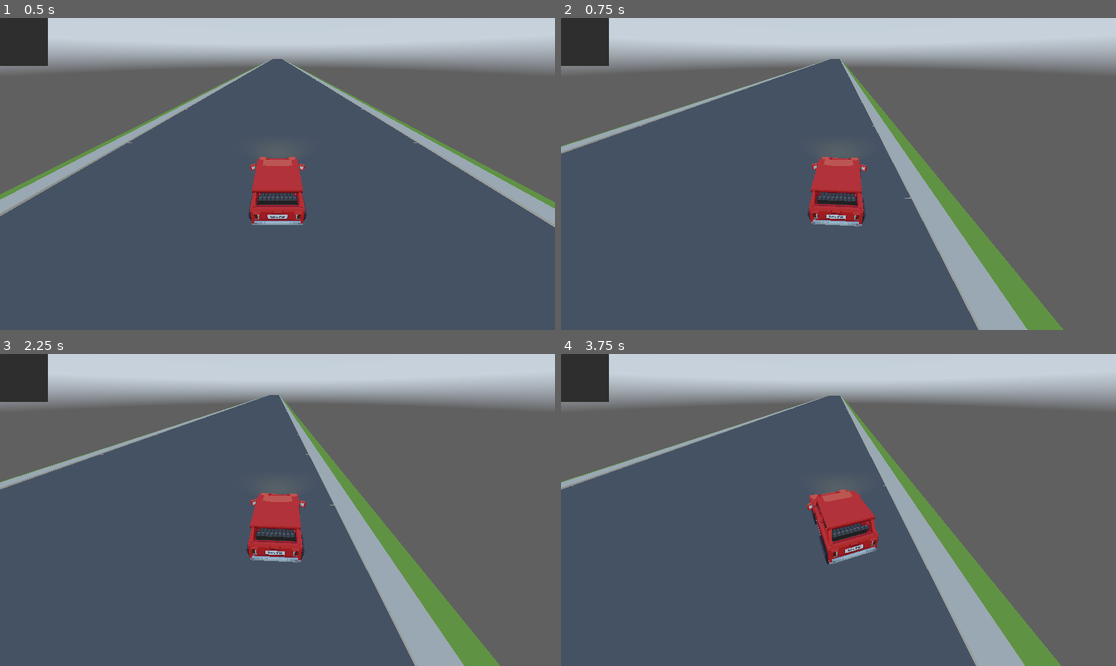
Above: before the commit, frames 1-4 (two rows, left to right).
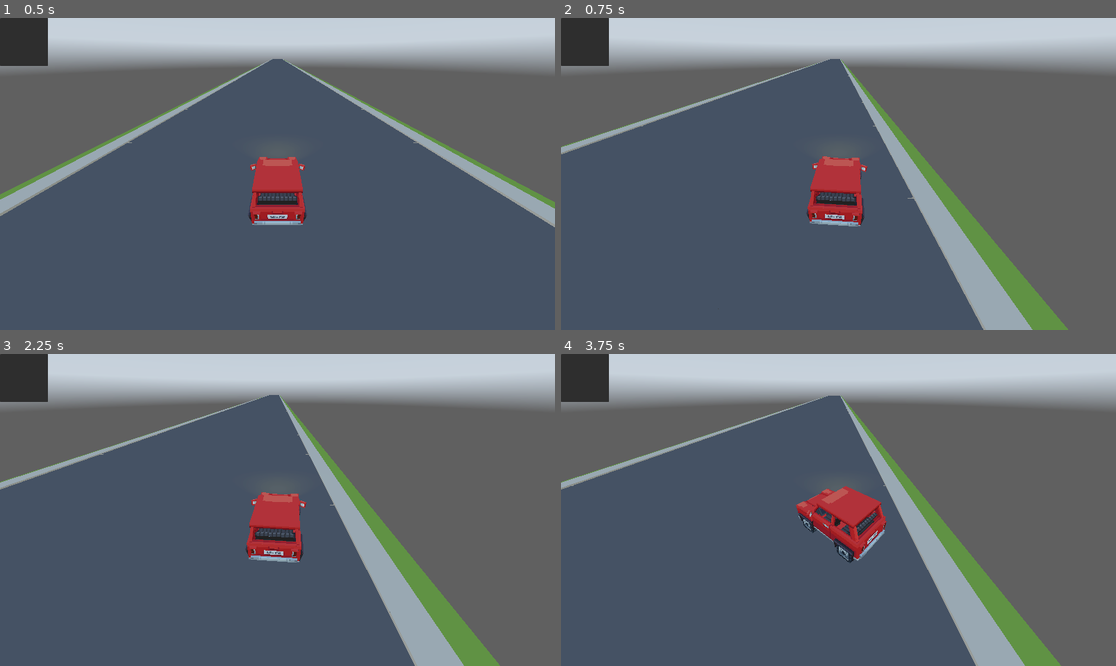
Above: after the commit, the same moments.

Repository: Calverin/Radio-Rideshare
Game: Godot game, scene res://Scenes/root.tscn
Two runs of this game, one before a commit and one after it. Both use one fixed random seed, a clock stepped at 60 frames per second and the inputs below. A sky picture missing from this copy of the repository is replaced by a grey-blue gradient.
Inputs:
- Up to frame 1 (0.5 s): no input
- Up to frame 2 (0.75 s): tap Enter (ui_accept) at 0.5 s; hold , (quick_right) from 0.53 s (still down)
- Up to frame 3 (2.25 s): tap Enter (ui_accept) at 0.77, 1.52, 2 s; release , (quick_right) at 1.28 s; hold Down (ui_down) 1.28-2.03 s; hold , (quick_right) from 2.03 s (still down)
- Up to frame 4 (3.75 s): release , (quick_right) at 2.78 s; hold Up (ui_up) 2.78-3.53 s; tap Enter (ui_accept) at 3.02, 3.5 s; hold Shift (drift_left) from 3.53 s (still down)

Frame 1 is identical in both runs. In frame 2, 1.9% of the frame differs, in the area x 0-92%, y 13-100%; in frame 3, 0.3%; in frame 4, 1.7%.

Commit message:
Re-added car control changes (spindrifts)

Diff:
--- a/Scripts/car.gd
+++ b/Scripts/car.gd
@@ -7,6 +7,7 @@
 var drifting: bool = false
 var drift_time: int = 0
 var drift_direction: float = 0
+var turn_offset: float = 0
 
 func _ready():
 	current_lane = ceilf(lanes / 2.0)
@@ -14,50 +15,71 @@
 
 func _physics_process(delta: float):
 	## Drifting
-	if Input.is_action_just_pressed("drift_left") and not drifting:
-		drifting = true
-		drift_direction = -0.5
-	if Input.is_action_just_pressed("drift_right") and not drifting:
-		drifting = true
-		drift_direction = 0.5
 	if drifting:
 		drift(delta)
 	else:
-		$Body.rotation.y = lerpf($Body.rotation.y, 0, delta * 8)
-		if Input.is_action_just_pressed("quick_left"):
-			$Body.rotation.y += 0.25
-			switch_lane(-1)
-		if Input.is_action_just_pressed("quick_right"):
-			$Body.rotation.y -= 0.25
-			switch_lane(1)
-
-
+		inputs()
+	if turn_offset != 0:
+		turn_offset = lerpf(turn_offset, 0, delta * 16)
 
 	## Movement
-	position.x = lerpf(position.x, current_lane * 10, delta * 20)
+	position.x = lerpf(position.x, current_lane * 10, delta * 16)
+	position.z -= speed * delta
+	## Movement VFX
 	$Body.position.y = lerpf($Body.position.y, 0, delta * 20)
-	position.z -= speed * delta
+	$Body.rotation.y = lerpf($Body.rotation.y + clampf(turn_offset, -1, 1), $Body.rotation.y - (fmod($Body.rotation.y, (2 * PI)) if abs(turn_offset) < 0.1 else 0) - drift_direction, delta * 8)
 
+# -1 == left, 1 == right
 func drift(delta: float):
 	## Params
-	var axis = Input.get_axis("steer_left", "steer_right")
-	# -1 == left, 1 == right
-	drift_direction = -1 if axis < 0 else 1 if axis > 0 else drift_direction
 	drift_time += 1
 
-	## VFX
-	$Body.rotation.y = lerpf($Body.rotation.y, -drift_direction, delta * 5)
-	# Early Drift "Hop"
+	## Visual Rotation
+	#$Body.rotation.y = lerpf($Body.rotation.y, -drift_direction, delta * 5)
+
+	## Start of Drift
 	if drift_time < 10:
+		# Early Drift "Hop"
 		$Body.position.y = lerpf($Body.position.y, 1, delta * 30)
+		# Spin Turn
+		var spin = Input.get_axis("quick_left", "quick_right")
+		if drift_direction > 0 and spin < 0:
+			switch_lane(-2)
+			turn_offset -= 2 * PI
+		if drift_direction < 0 and spin > 0:
+			switch_lane(2)
+			turn_offset += 2 * PI
+
 	## Ending
-	if not (Input.is_action_pressed("drift_left") or Input.is_action_pressed("drift_right")):
-		drifting = false
-		drift_time = 0
+	if (drift_direction < 0 and not Input.is_action_pressed("drift_left"))    \
+		or (drift_direction > 0 and not Input.is_action_pressed("drift_right")):
 		switch_lane(drift_direction)
 
 func switch_lane(dir):
-	if dir < 0 and current_lane > 1:
-		current_lane -= 1
-	if dir > 0 and current_lane < lanes:
-		current_lane += 1
+	drifting = false
+	drift_time = 0
+	drift_direction = 0
+	var lane_change = ceil(abs(dir))
+	if dir < 0 and current_lane > lane_change:
+		current_lane -= lane_change
+		return
+	if dir > 0 and current_lane <= lanes - lane_change:
+		current_lane += lane_change
+		return
+	# Try again
+	if lane_change > 1:
+		switch_lane(dir / 2)
+
+func inputs():
+	if Input.is_action_just_pressed("drift_left"):
+		drifting = true
+		drift_direction = -1
+	elif Input.is_action_just_pressed("drift_right"):
+		drifting = true
+		drift_direction = 1
+	elif Input.is_action_just_pressed("quick_left"):
+		turn_offset = 0.1
+		switch_lane(-1)
+	elif Input.is_action_just_pressed("quick_right"):
+		turn_offset = -0.1
+		switch_lane(1)
--- a/project.godot
+++ b/project.godot
@@ -49,10 +49,12 @@
 quick_right={
 "deadzone": 0.5,
 "events": [Object(InputEventKey,"resource_local_to_scene":false,"resource_name":"","device":-1,"window_id":0,"alt_press …(191 unchanged characters)…
+, Object(InputEventKey,"resource_local_to_scene":false,"resource_name":"","device":-1,"window_id":0,"alt_pressed":false,"shift_pressed":false,"ctrl_pressed":false,"meta_pressed":false,"pressed":false,"keycode":0,"physical_keycode":39,"key_label":0,"unicode":39,"location":0,"echo":false,"script":null)
 ]
 }
 quick_left={
 "deadzone": 0.5,
 "events": [Object(InputEventKey,"resource_local_to_scene":false,"resource_name":"","device":-1,"window_id":0,"alt_press …(192 unchanged characters)…
+, Object(InputEventKey,"resource_local_to_scene":false,"resource_name":"","device":-1,"window_id":0,"alt_pressed":false,"shift_pressed":false,"ctrl_pressed":false,"meta_pressed":false,"pressed":false,"keycode":0,"physical_keycode":65,"key_label":0,"unicode":97,"location":0,"echo":false,"script":null)
 ]
 }
